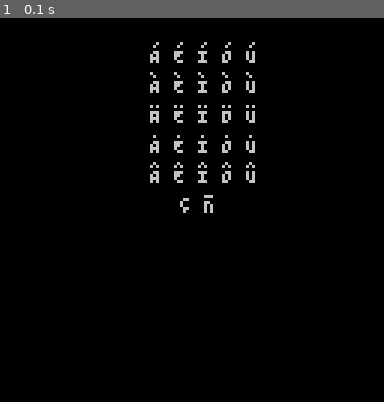
Above: before the commit, frame 1.
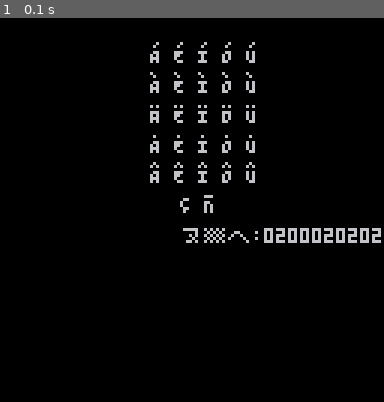
Above: after the commit, the same moment.

Repository: kamencesc/pico8-punctuation
Game: PICO-8 cartridge punct.p8
The game is run twice, just before and just after one commit, with the same random seed, the same clock (stepped at 60 frames per second) and the same inputs.
Inputs:
- Up to frame 1 (0.1 s): no input

The runs differ from the first frame. In frame 1, 0.9% of the frame differs, in the area x 47-100%, y 54-59%.

Commit message:
Add files via upload
I think that ¿ and ¡ has a weird way to use, so now is !` and ?`.

Diff:
--- a/punct.p8
+++ b/punct.p8
@@ -1,5 +1,5 @@
 pico-8 cartridge // http://www.pico-8.com
-version 42
+version 43
 __lua__
 -- punctuation text
 --
@@ -11,15 +11,15 @@
 
 -- how it works
 -- ctrl+p and use puny font
--- A E I O U close accent
--- A` E` O` open accen
--- I# U# dieresis
--- A^ E^ I^ O^ U^ circumflex
--- A* E* I* O* U* anunaasika
--- N spanish n
--- C c-cedilla
--- く ¡
--- よ ¿
+-- a e i o u close accent
+-- a` e` o` open accen
+-- i# u# dieresis
+-- a^ e^ i^ o^ u^ circumflex
+-- a* e* i* o* u* anunaasika
+-- n spanish n
+-- c c-cedilla
+-- く るく
+-- よ るよ
 function punct(txt)
  local ret,n="",1
  if (txt==nil or #txt==0) return ret
@@ -30,25 +30,29 @@
    if (l1==i) intab=true
   end
   if l2=="`" then
-   ret..=l1.."\vp`"
+   if l1=="?" then
+    ret..="⁶:0200030107000000\-c"
+   elseif l1=="!" then
+    ret..="⁶:0200020202000000\-c"
+   else
+    ret..=l1.."\vp`"
+   end
    n+=1
   elseif l2=="#" then
    ret..=l1.."\vq"..chr(20)
    n+=1
+
   elseif l2=="^" then
    ret..=l1.."\vq^"
    n+=1
   elseif l2=="*" then
    ret..=l1.."\ve."
    n+=1
+
   elseif l1=="C" then
    ret..=".\vuC"
   elseif l1=="N" then
    ret..="N\vm-"
-  elseif l1=="く" then
-   ret..="⁶:0200020202000000\-c"
-  elseif l1=="よ" then
-   ret..="⁶:0200030107000000\-c"
   elseif intab then
    ret..=l1.."\vr'"
   else
@@ -65,7 +70,7 @@
 ?punct("A* E* I* O* U* "),50,40
 ?punct("A^ E^ I^ O^ U^ "),50,50
 ?punct("C N"),60,60
-
+?punct("!` ?`"),60,70
 __gfx__
 00000000000000000000000000000000000000000000000000000000000000000000000000000000000000000000000000000000000000000000000000000000
 00000000000000000000000000000000000000000000000000000000000000000000000000000000000000000000000000000000000000000000000000000000
Not shown, changed: punct_1.png
